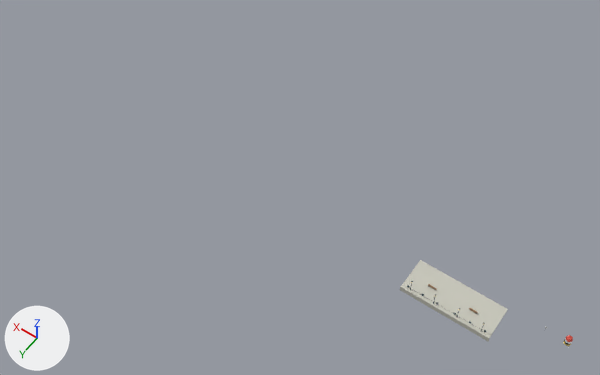
A saved change to the glTF model packs/base/assets/models/landmarks/keys-landmarks.glb.
Rendered twice from a camera (50 mm lens) standing at (-24.9, 136.9, 217.3) and looking at (73.1, -0.3, 1.7). Lighting does not change. The marker at lower left points along +X, +Y and +Z. The picture after the commit comes second. Where no turn or scale is listed for an object, it has been applied to the vertices.

The first picture shows 'mallory_pier_body' and 1 more.
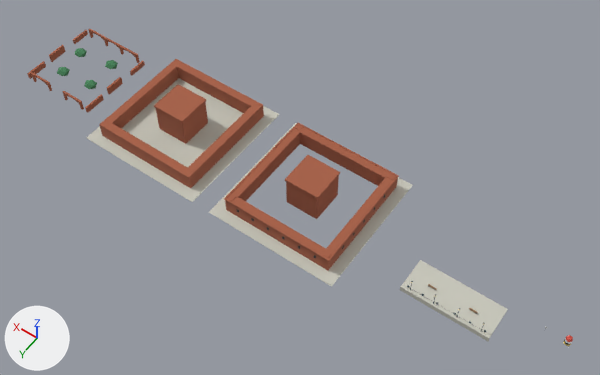
Changed parts and their boxes (x1, y1, x2, y2) in the pictures (600 x 375 px):
```json
{"object": "east_martello_lod1_body", "change": "added", "after": [87, 59, 279, 202], "faces in mat_brick (brown #a76046)": [99, 59, 264, 188], "faces in mat_concrete (light grey #c9c8bc)": [87, 78, 279, 202]}
{"object": "east_martello_lod0_body", "change": "added", "after": [209, 123, 413, 287], "faces in mat_brick (brown #a76046)": [224, 123, 399, 270], "faces in mat_concrete (light grey #c9c8bc)": [209, 123, 413, 287]}
{"object": "west_martello_body", "change": "added", "after": [27, 28, 145, 113], "faces in mat_brick (brown #a76046)": [27, 28, 145, 113], "faces in mat_foliage (green #47845a)": [57, 48, 118, 89]}
```

Edits to the scene script, one JSON object a line:
```json
{"op": "add", "block": "mat_foliage", "code": ["mat_foliage = principled_material('foliage')", "mat_foliage.base_color = (0.063, 0.231, 0.102)  # green #47845a", "mat_foliage.roughness = 1.0"]}
{"op": "add", "block": "mat_brick", "code": ["mat_brick = principled_material('brick')", "mat_brick.base_color = (0.386, 0.117, 0.0612)  # brown #a76046", "mat_brick.roughness = 1.0"]}
{"op": "add", "block": "me_west_martello_body", "code": ["me_west_martello_body = bpy.data.meshes.new('west_martello_body')", "me_west_martello_body.from_pydata(...)  # 210 vertices, 368 faces; spans x -15.0..15.0, y -15.0..15.0, z 0.0..4.0", "# faces by material slot: [288, 80]", "me_west_martello_body.materials.append(mat_brick)  # brown #a76046", "me_west_martello_body.materials.append(mat_foliage)  # green #47845a"]}
{"op": "add", "block": "me_east_martello_lod1_body", "code": ["me_east_martello_lod1_body = bpy.data.meshes.new('east_martello_lod1_body')", "me_east_martello_lod1_body.from_pydata(...)  # 48 vertices, 84 faces; spans x -24.0..24.0, y -24.0..24.0, z 0.0..12.0", "# faces by material slot: [72, 12]", "me_east_martello_lod1_body.materials.append(mat_brick)  # brown #a76046", "me_east_martello_lod1_body.materials.append(mat_concrete)  # light grey #c9c8bc"]}
{"op": "add", "block": "me_east_martello_lod0_body", "code": ["me_east_martello_lod0_body = bpy.data.meshes.new('east_martello_lod0_body')", "me_east_martello_lod0_body.from_pydata(...)  # 240 vertices, 304 faces; spans x -24.0..24.0, y -24.0..24.0, z 0.0..12.0", "# faces by material slot: [168, 84, 52]", "me_east_martello_lod0_body.materials.append(mat_brick)  # brown #a76046", "me_east_martello_lod0_body.materials.append(mat_concrete)  # light grey #c9c8bc", "me_east_martello_lod0_body.materials.append(mat_steel_dark)  # dark cyan #283c43"]}
{"op": "add", "block": "ob_west_martello_body", "code": ["ob_west_martello_body = bpy.data.objects.new('west_martello_body', me_west_martello_body)", "ob_west_martello_body.location = (170.0, 0.0, 0.0)"]}
{"op": "add", "block": "ob_east_martello_lod1_body", "code": ["ob_east_martello_lod1_body = bpy.data.objects.new('east_martello_lod1_body', me_east_martello_lod1_body)", "ob_east_martello_lod1_body.location = (123.0, 0.0, 0.0)"]}
{"op": "add", "block": "ob_east_martello_lod0_body", "code": ["ob_east_martello_lod0_body = bpy.data.objects.new('east_martello_lod0_body', me_east_martello_lod0_body)", "ob_east_martello_lod0_body.location = (68.0, 0.0, 0.0)"]}
```
